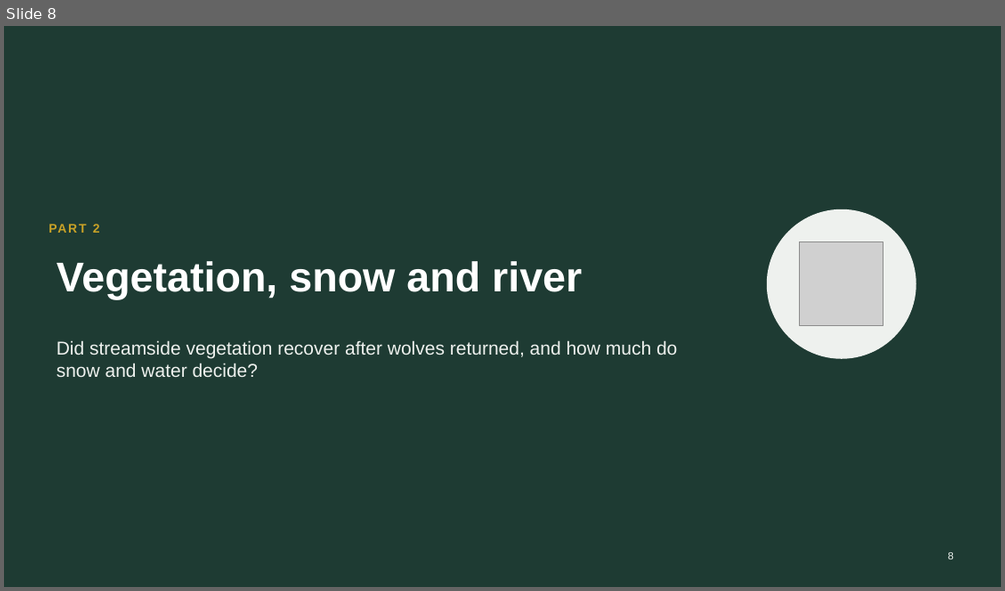
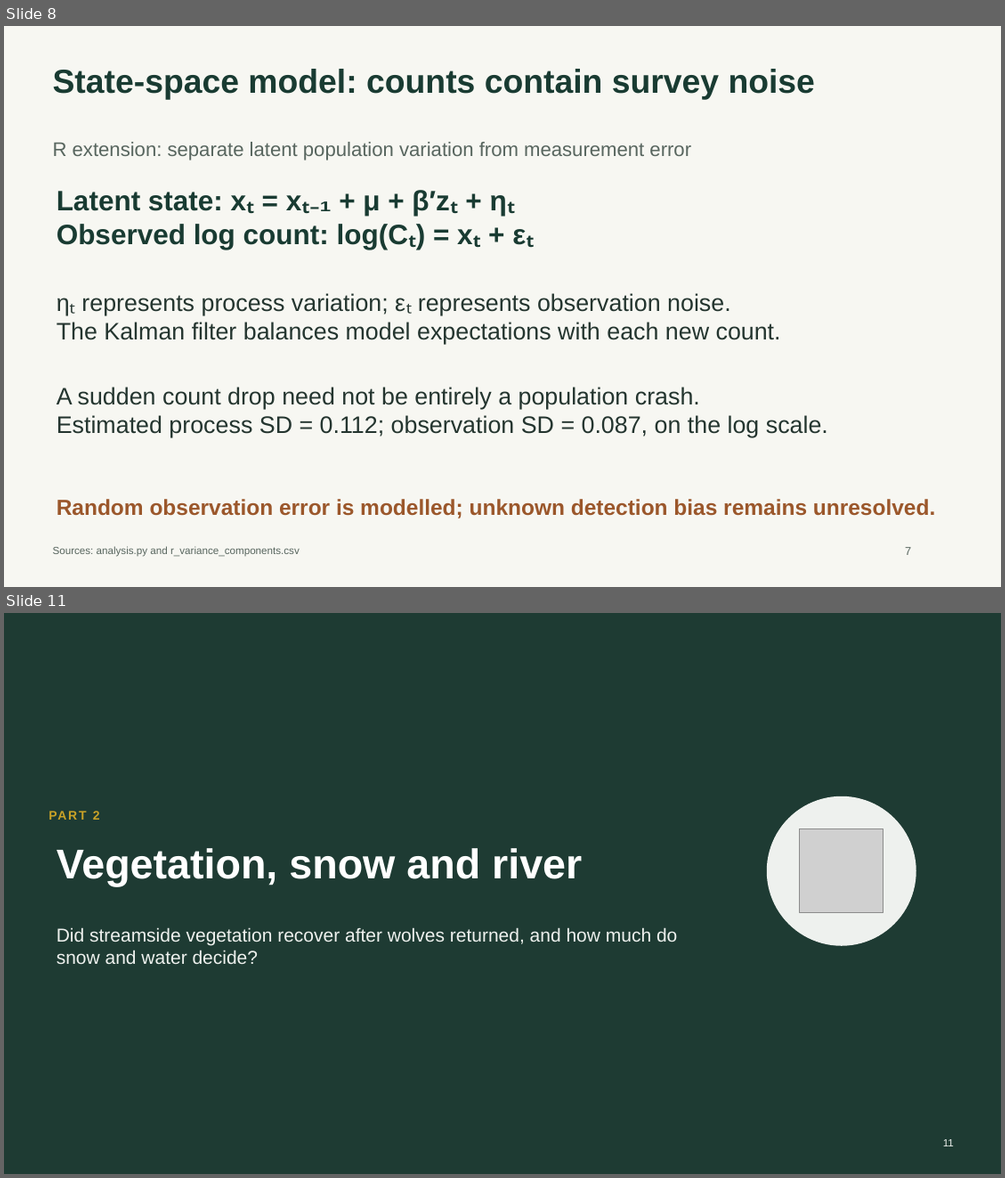
Before and after one commit to green-turtle18/yellowstone-tsa, a slide deck: 05_synthesis/final_presentation/Yellowstone_TSA_Combined.pptx. Shown one above the other, each under a label of ours: slide 8 before the commit, slides 8 and 11 after it; the slides between them are not shown. The pictures are 1005x591 and 1005x1178 pixels, drawn with LibreOffice and Linux fonts; fonts in the diff are those of the drawing; grey boxes stand for pictures. Boxes give left, top, right and bottom in pixels: in the first picture for what was removed or moved away, otherwise in the second. Text is boxed around its words. In the diff, an @@ line names an element or a change of style, - is before the commit and + after.

```diff
--- a/05_synthesis/final_presentation/Yellowstone_TSA_Combined.pptx
+++ b/05_synthesis/final_presentation/Yellowstone_TSA_Combined.pptx
@@ slide 8 added at (4, 26, 1001, 587), background #F7F7F2 @@
@@ text added at (53, 69, 815, 99), 32 pt, text #193B32, bold @@
+State-space model: counts contain survey noise
@@ text added at (53, 142, 691, 160), 19 pt, text #58665F @@
+R extension: separate latent population variation from measurement error
@@ text added at (57, 190, 450, 249), 27 pt, text #193B32, bold @@
+Latent state: xₜ = xₜ₋₁ + μ + β′zₜ + ηₜ
+Observed log count: log(Cₜ) = xₜ + εₜ
@@ text added at (57, 293, 781, 345), 23 pt, text #24352F @@
+ηₜ represents process variation; εₜ represents observation noise.
+The Kalman filter balances model expectations with each new count.
@@ text added at (57, 386, 828, 438), 23 pt, text #24352F @@
+A sudden count drop need not be entirely a population crash.
+Estimated process SD = 0.112; observation SD = 0.087, on the log scale.
@@ text added at (57, 499, 935, 518), 21 pt, text #9B572B, bold @@
+Random observation error is modelled; unknown detection bias remains unresolved.
@@ text added at (53, 546, 299, 556), 10 pt, text #58665F @@
+Sources: analysis.py and r_variance_components.csv
@@ text added at (905, 547, 911, 555), 11 pt, text #58665F @@
+7
@@ what was slide 8 is now slide 11 @@
@@ page number at (943, 1139, 954, 1146): text changed @@
-8
+11
```
Also in this commit, not shown: 3 slides changed, 6 other slides added, 4 slides removed, 6 other files.
